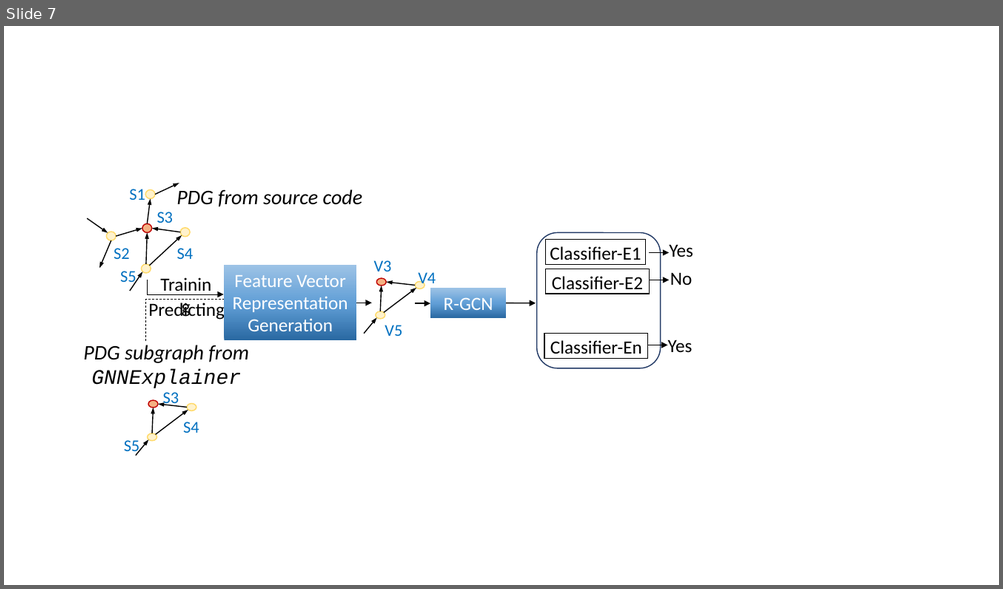
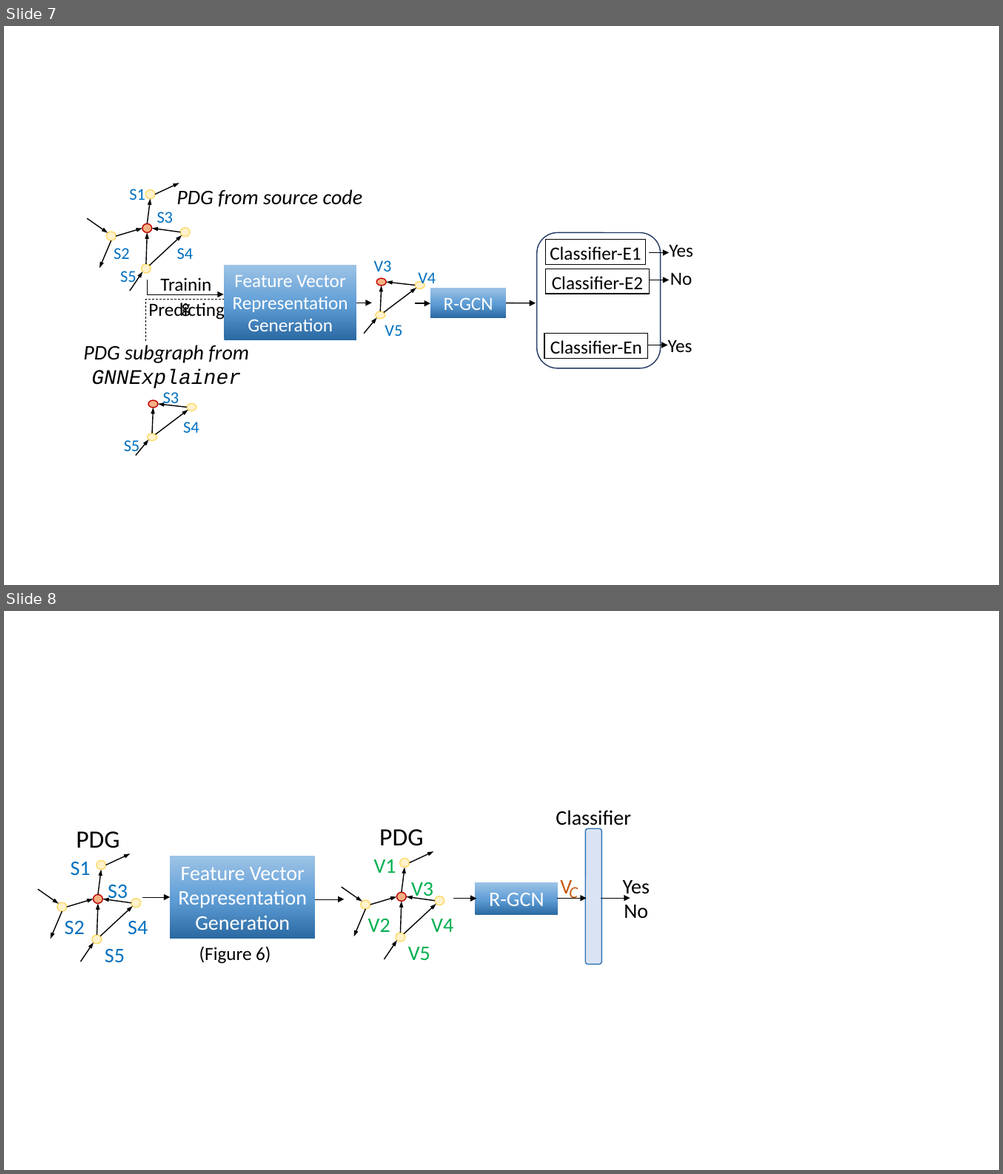
Before and after one commit to tien-n-nguyen/exception, a slide deck: figures.pptx. Shown one above the other, each under a label of ours: slide 7 before the commit, slides 7 and 8 after it. The pictures are 1003x589 and 1003x1174 pixels, drawn with LibreOffice and Linux fonts; fonts in the diff are those of the drawing. Boxes give left, top, right and bottom in pixels: in the first picture for what was removed or moved away, otherwise in the second. Text is boxed around its words. In the diff, an @@ line names an element or a change of style, - is before the commit and + after.

```diff
--- a/figures.pptx
+++ b/figures.pptx
@@ slide 8 added at (x1=4, y1=611, x2=999, y2=1170), background #FFFFFF @@
@@ text added at (x1=555, y1=810, x2=631, y2=830), 20 pt, text #000000 @@
+Classifier
@@ group added at (x1=37, y1=832, x2=148, y2=963): 9 arrows, 6 texts, 5 ellipses @@
+S1
+S2
+S3
+S4
+S5
+PDG
@@ group added at (x1=341, y1=829, x2=453, y2=960): 9 arrows, 6 texts, 5 ellipses @@
+V1
+V2
+V3
+V4
+V5
+PDG
@@ rounded rectangle added at (x1=585, y1=829, x2=602, y2=965), fill #DAE3F3, outline #2E75B6 1 pt @@
@@ rectangle added at (x1=170, y1=856, x2=315, y2=939), fill gradient #2A69A2 to #609ED6 to #9DC3E6, 20 pt, text #FFFFFF @@
+Feature Vector Representation Generation
@@ arrow added from (143, 897) to (170, 897), #000000 0.5 pt @@
@@ arrow added from (453, 899) to (476, 899), #000000 0.5 pt @@
@@ rectangle added at (x1=475, y1=883, x2=558, y2=915), fill gradient #2A69A2 to #609ED6 to #9DC3E6, 20 pt, text #FFFFFF @@
+R-GCN
@@ arrow added from (557, 898) to (586, 898), #000000 0.5 pt @@
@@ text added at (x1=560, y1=880, x2=572, y2=899), 20 pt, text #C55A11 @@
+V
@@ text added at (x1=569, y1=884, x2=578, y2=899), 16 pt, text #C55A11, italic @@
+C
@@ arrow added from (600, 898) to (630, 898), #000000 0.5 pt @@
@@ text added at (x1=623, y1=880, x2=650, y2=919), 20 pt, text #000000 @@
+Yes
+No
@@ arrow added from (314, 900) to (344, 900), #000000 0.5 pt @@
@@ text added at (x1=199, y1=946, x2=270, y2=964), 18 pt, text #000000 @@
+(Figure 6)
```
Also in this commit, not shown: 2 other files.
